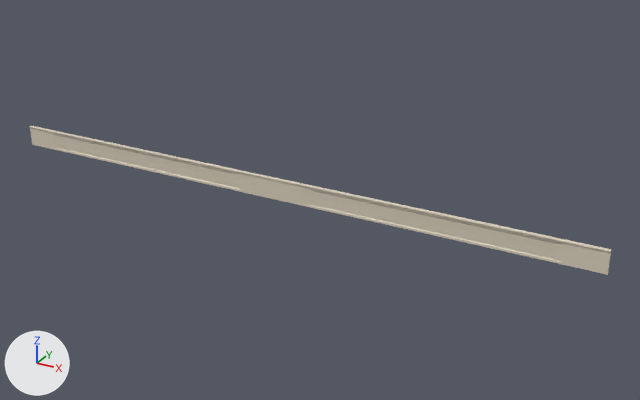
Two versions of the glTF model s2/models/train_interior/pale_paneling.glb, one commit apart.
Both versions are drawn from a 50 mm camera at (7.93, -12.64, 6.51) aimed at (0.79, 0.34, 0.02). The axes (+X, +Y, +Z) are drawn at lower left. The lights are the same throughout. The first picture is the older version. Vertices at exactly the same position are counted once.

Objects in the first picture: 'pale_paneling'.
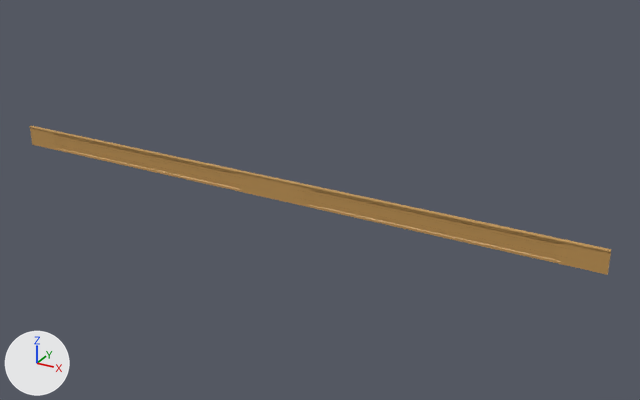
The edits, one by one:
me_pale_paneling has 53 vertices, 83 faces and spans x -6.0..6.0, y -0.03..0.03, z 0.0..0.42.
me_pale_paneling is used by ob_pale_paneling; location (0.0, 0.0, 0.0).
me_pale_paneling part 1: 75 faces centred in x -6.0..6.0, y -0.02..0.03, z 0.0..0.42 are repainted in the vertex colours; the middle colour goes from pale yellow #dad0bc to orange #c09454.
me_pale_paneling part 2: 8 faces centred in x -3.9..3.8, y -0.03, z 0.14..0.29 are repainted in the vertex colours; the middle colour goes from pale yellow #cecaba to brown #ab803f.

Boxes (x1, y1, x2, y2) around the edits, measured in the pictures (640 x 400 px):
part 1 of me_pale_paneling, recoloured
    both: (29, 126, 611, 275)
part 2 of me_pale_paneling, recoloured
    both: (55, 137, 571, 258)
